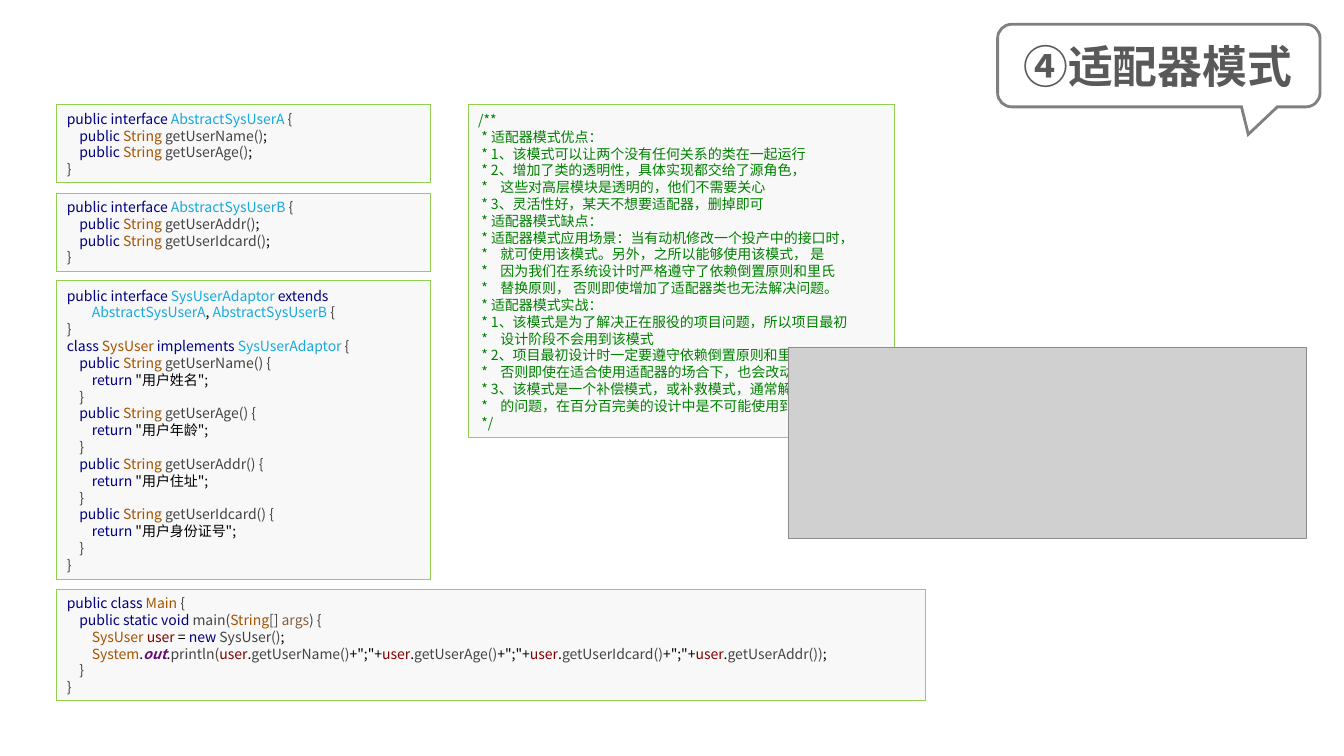
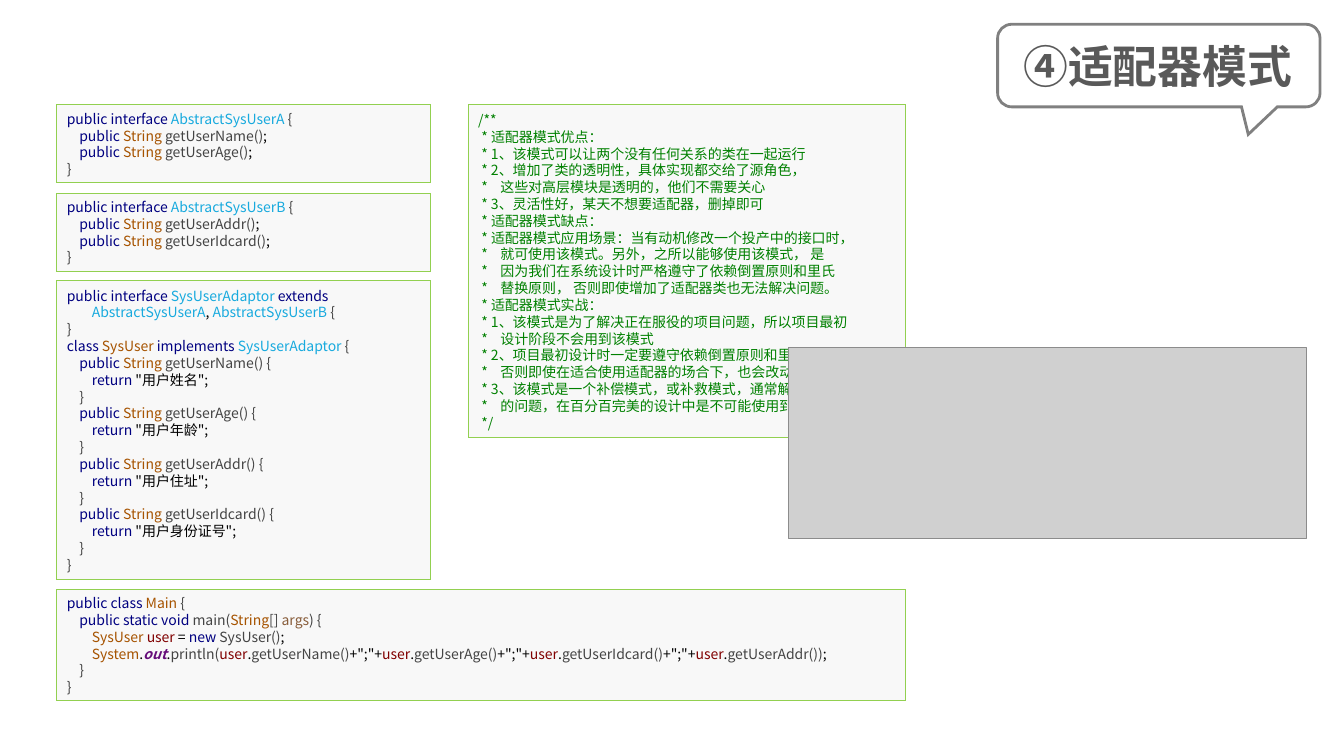
Before and after one commit to BinMarshall/studing, a slide deck: slide 21 of 设计模式/Java设计模式-20190621.pptx (slide 17 before the commit). Drawn at 1344x756 pixels with LibreOffice and Linux fonts; fonts in the diff are those of the drawing; grey boxes stand for pictures; background and template pictures are left out. Boxes give left, top, right and bottom in pixels: in the first picture for what was removed or moved away, otherwise in the second. Text is boxed around its words. In the diff, an @@ line names an element or a change of style, - is before the commit and + after.

```diff
--- a/设计模式/Java设计模式-20190621.pptx
+++ b/设计模式/Java设计模式-20190621.pptx
@@ rectangle "/** * 适配器模式优点： * 1、该模式可以让两个没有任何关系的类在一起运行 ...": place and size @@
-rectangle "/** * 适配器模式优点： * 1、该模式可以让两个没有任何关系的类在一起运行 ..." at bbox=[468, 105, 894, 438]
+rectangle "/** * 适配器模式优点： * 1、该模式可以让两个没有任何关系的类在一起运行 ..." at bbox=[468, 105, 905, 438]
@@ rectangle "public class Main { public ...": place and size @@
-rectangle "public class Main { public ..." at bbox=[56, 589, 926, 701]
+rectangle "public class Main { public ..." at bbox=[56, 589, 905, 701]
```
Also in this commit, not shown: 4 other slides changed, 4 slides added, 18 other files.
